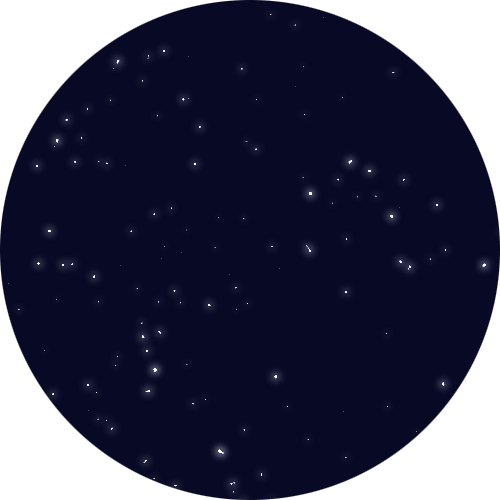
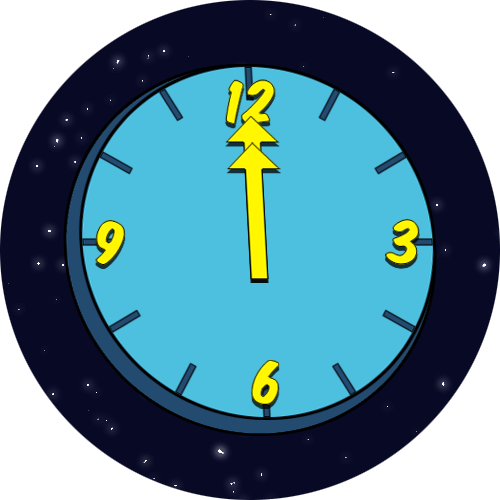
Revision of a layered (500, 500) image; what changed, layer by layer:
removed layer "Layer 1" over [63,64,437,436]
added layer "Short Arm" above "Long Arm" over [226,142,281,279]
added layer "Long Arm" above "12" over [225,116,280,279]
added layer "12" above "3" over [224,79,276,125]
added layer "3" above "6" over [385,219,421,265]
added layer "6" above "9" over [251,360,280,405]
added layer "9" above "Clock Face Ticks" over [95,220,126,265]
added layer "Clock Face Ticks" above "Clock Face Light" over [82,67,433,417]
added layer "Clock Face Light" above "Clock Face Dark" over [78,64,437,420]
added layer "Clock Face Dark" above "Background" over [63,64,437,436]
added layer "Background" over [63,64,437,436]
